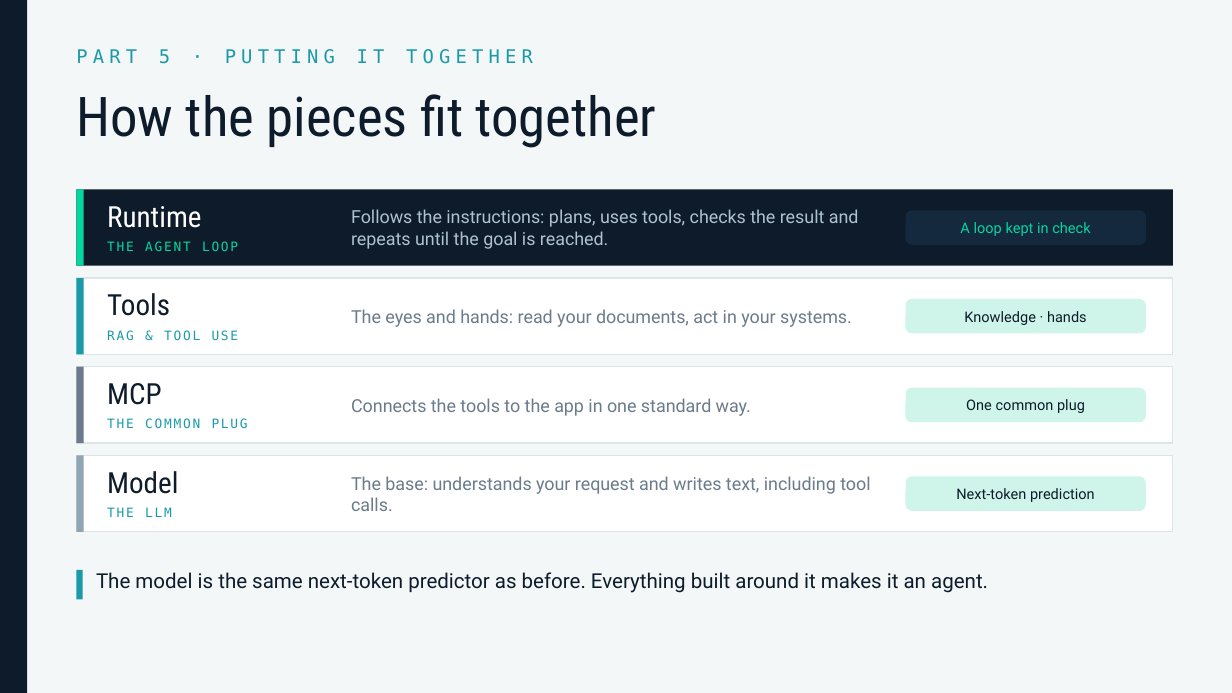
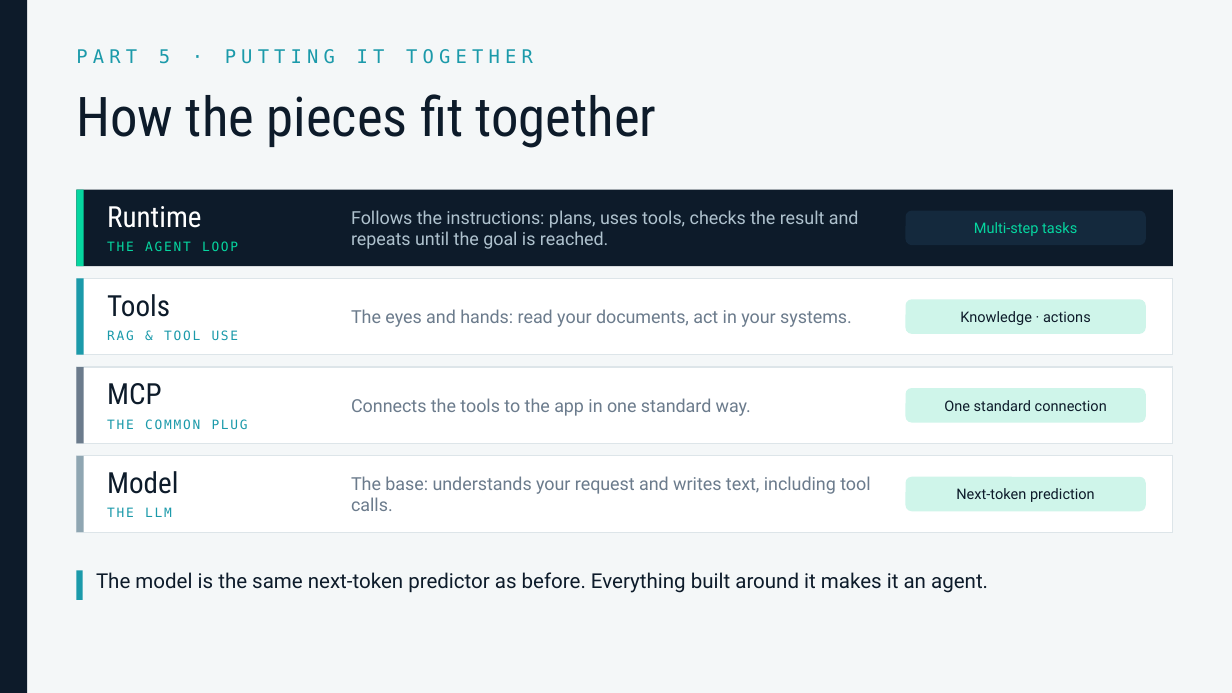
Before and after one commit to lukasroedl/ai-terminology-hell, a slide deck: slide 34 of ai-terminology-hell.pptx. Drawn at 1232x693 pixels with LibreOffice and Linux fonts; fonts in the diff are those of the drawing. Boxes give left, top, right and bottom in pixels: in the first picture for what was removed or moved away, otherwise in the second. Text is boxed around its words. In the diff, an @@ line names an element or a change of style, - is before the commit and + after.

```diff
--- a/ai-terminology-hell.pptx
+++ b/ai-terminology-hell.pptx
@@ text in rounded rectangle at box(974, 222, 1077, 236): text changed @@
-A loop kept in check
+Multi-step tasks
@@ text in rounded rectangle at box(960, 311, 1091, 325): text changed @@
-Knowledge · hands
+Knowledge · actions
@@ text in rounded rectangle at box(944, 400, 1107, 411): text changed @@
-One common plug
+One standard connection
```
Also in this commit, not shown: 5 other slides changed, 8 other files.
